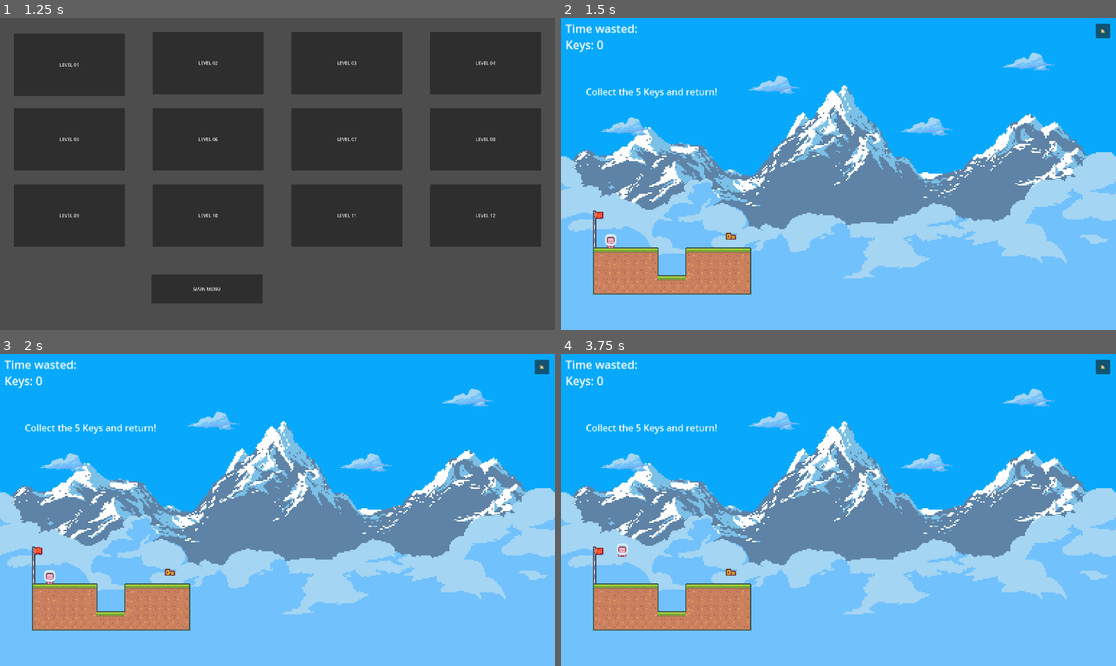
Above: before the commit, frames 1-4 (two rows, left to right).
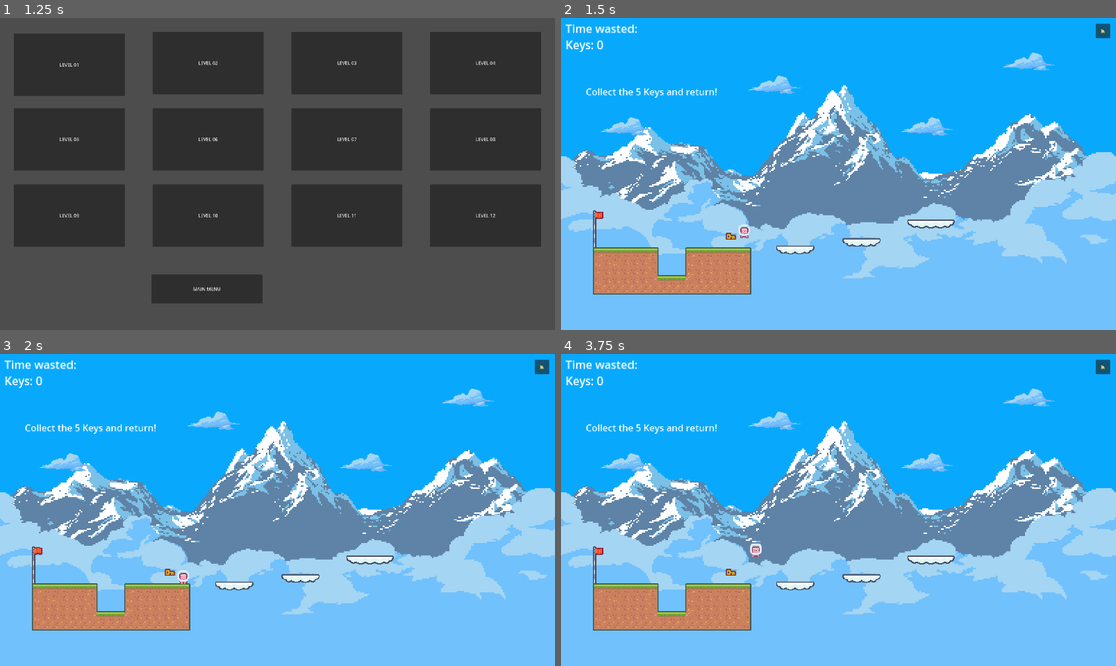
Above: after the commit, the same moments.

Repository: dalpner/build-n-run
Game: Godot game, scene res://scene/main/main.tscn
Same seed, same stepped clock (60 frames per second), same inputs: the game is played once before the commit and once after it. Sound files missing from this copy of the repository are replaced by a short silence.
Inputs:
- Up to frame 1 (1.25 s): click "Play" at 0.5 s
- Up to frame 2 (1.5 s): click "LEVEL 01" at 1.25 s
- Up to frame 3 (2 s): no input
- Up to frame 4 (3.75 s): click "🏡" at 2 s; click "LEVEL 01" at 2.75 s; tap Enter (ui_accept) at 3.5 s; hold Right (ui_right) from 3.53 s (still down)

Frame 1 is identical in both runs. In frame 2, 0.7% of the frame differs, in the area x 7-71%, y 64-76%; in frame 3, 0.7%; in frame 4, 0.7%.

Commit message:
moving clouds

Diff:
--- a/godot/project.godot
+++ b/godot/project.godot
@@ -19,7 +19,6 @@
 
 window/size/viewport_width=1920
 window/size/viewport_height=1080
-window/size/mode=3
 
 [rendering]
 
--- /dev/null
+++ b/godot/scene/world/cloud.gd
@@ -0,0 +1,28 @@
+extends Area2D
+
+var moved = false
+
+func _on_body_entered(body):
+		if body.name == "Player":
+			var tween = create_tween()
+			if !moved:
+				tween.tween_property(self, "position", position - Vector2(0,-20), 0.8)
+				moved = true
+
+
+
+func _on_body_exited(body):
+		if body.name == "Player":
+			$Uptimer.start()
+
+
+
+func _on_uptimer_timeout():
+	if moved:
+		var tween = create_tween()
+		await(tween.tween_property(self, "position", position + Vector2(0,-20), 0.3))
+		$MoveTimer.start()
+
+
+func _on_move_timer_timeout():
+	moved = false
--- /dev/null
+++ b/godot/scene/world/cloud.tscn
@@ -0,0 +1,29 @@
+[gd_scene load_steps=4 format=3 uid="uid://p1pm4ytou6vp"]
+
+[ext_resource type="TileSet" uid="uid://o55jpwl5whag" path="res://scene/world/world.tres" id="1_1fn6g"]
+[ext_resource type="Script" path="res://scene/world/cloud.gd" id="1_txb3v"]
+
+[sub_resource type="RectangleShape2D" id="RectangleShape2D_4ummo"]
+size = Vector2(66, 21)
+
+[node name="Cloud" type="Area2D"]
+script = ExtResource("1_txb3v")
+
+[node name="CollisionShape2D" type="CollisionShape2D" parent="."]
+position = Vector2(0, 3.5)
+shape = SubResource("RectangleShape2D_4ummo")
+
+[node name="TileMap" type="TileMap" parent="."]
+tile_set = ExtResource("1_1fn6g")
+cell_quadrant_size = 18
+format = 2
+layer_0/tile_data = PackedInt32Array(65534, 851968, 7, 65535, 917504, 7, 0, 917504, 7, 1, 983040, 7)
+
+[node name="Uptimer" type="Timer" parent="."]
+
+[node name="MoveTimer" type="Timer" parent="."]
+
+[connection signal="body_entered" from="." to="." method="_on_body_entered"]
+[connection signal="body_exited" from="." to="." method="_on_body_exited"]
+[connection signal="timeout" from="Uptimer" to="." method="_on_uptimer_timeout"]
+[connection signal="timeout" from="MoveTimer" to="." method="_on_move_timer_timeout"]
--- a/godot/scene/world/level/level_1/level_1.tscn
+++ b/godot/scene/world/level/level_1/level_1.tscn
@@ -7,6 +7,7 @@
 [ext_resource type="PackedScene" uid="uid://dxbmkqlhq45bo" path="res://scene/world/flag.tscn" id="5_fvsqr"]
 [ext_resource type="PackedScene" uid="uid://bfb7r3x0tbsyg" path="res://scene/world/Key.tscn" id="7_ip621"]
 [ext_resource type="Script" path="res://scene/world/LevelBorder.gd" id="8_4qyet"]
+[ext_resource type="PackedScene" uid="uid://p1pm4ytou6vp" path="res://scene/world/cloud.tscn" id="8_m8jk8"]
 
 [sub_resource type="RectangleShape2D" id="RectangleShape2D_ogkff"]
 size = Vector2(18, 13)
@@ -24,10 +25,10 @@
 tile_set = ExtResource("2_ag38r")
 cell_quadrant_size = 18
 format = 2
-layer_0/tile_data = PackedInt32Array(1441792, 65536, 1, 1441 …(1507 unchanged characters)… , 1638406, 262144, 1, 1638410, 327680, 1)
+layer_0/tile_data = PackedInt32Array(1441792, 65536, 1, 1441 …(1507 unchanged characters)… , 1638406, 262144, 1, 1638410, 327680, 1, 1376283, 851968, 7, 1376284, 917504, 7, 1376285, 917504, 7, 1376286, 983040, 7, 1245218, 851968, 7, 1245219, 917504, 7, 1245220, 917504, 7, 1245221, 917504, 7, 1245222, 983040, 7)
 
 [node name="Player" parent="." instance=ExtResource("3_utpse")]
-position = Vector2(70, 402)
+position = Vector2(301, 373)
 
 [node name="Instruction" type="Label" parent="."]
 offset_left = 27.0
@@ -70,5 +71,10 @@
 
 [node name="BoomBox" type="Node" parent="."]
 
+[node name="Clouds" type="Node" parent="."]
+
+[node name="Cloud" parent="Clouds" instance=ExtResource("8_m8jk8")]
+position = Vector2(405, 405)
+
 [connection signal="body_entered" from="Flag/FinishArea" to="Flag" method="_on_finish_area_body_entered"]
 [connection signal="body_exited" from="LevelBorder/Level" to="LevelBorder" method="_on_level_body_exited"]
Not shown: 1 places in godot/scene/world/level/level_1/level_1.tscn that only renumber resources
